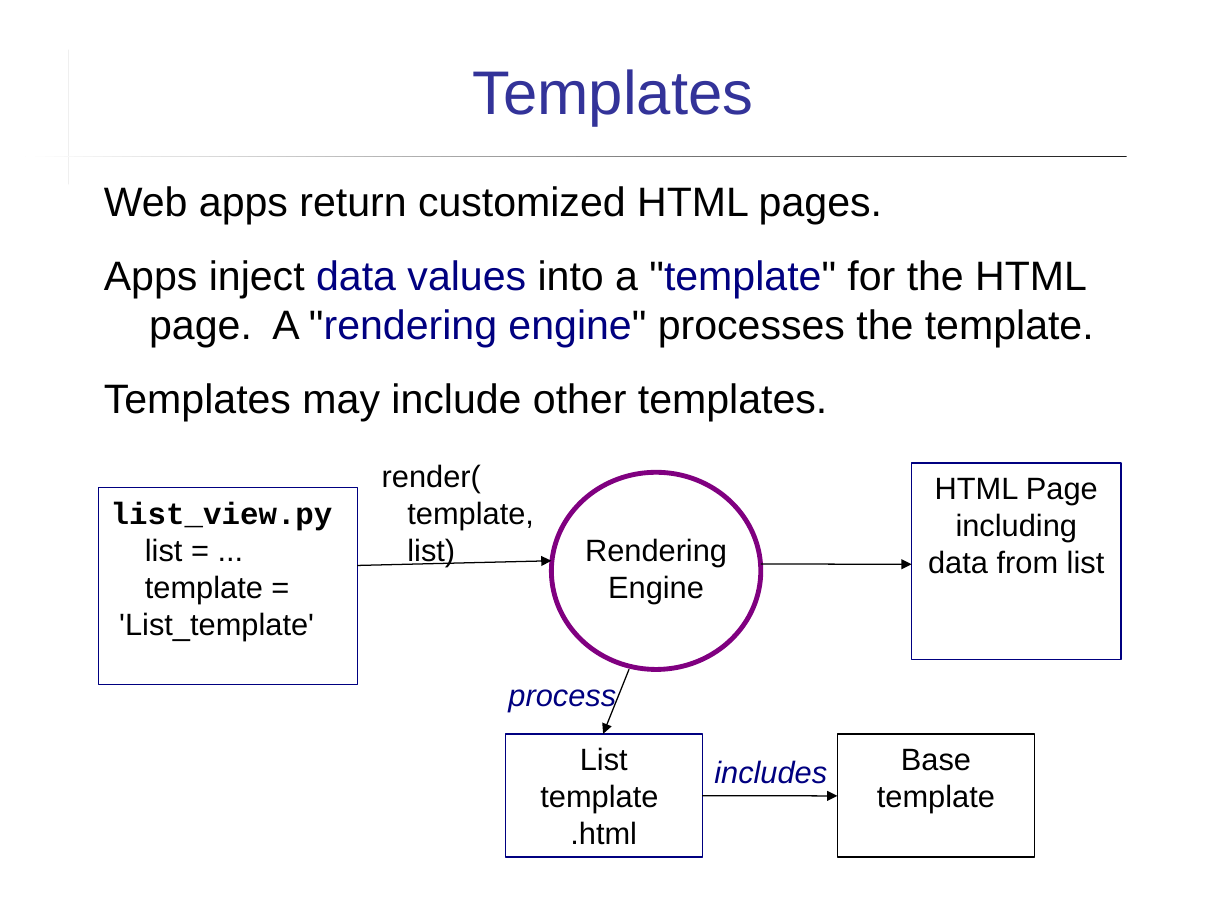
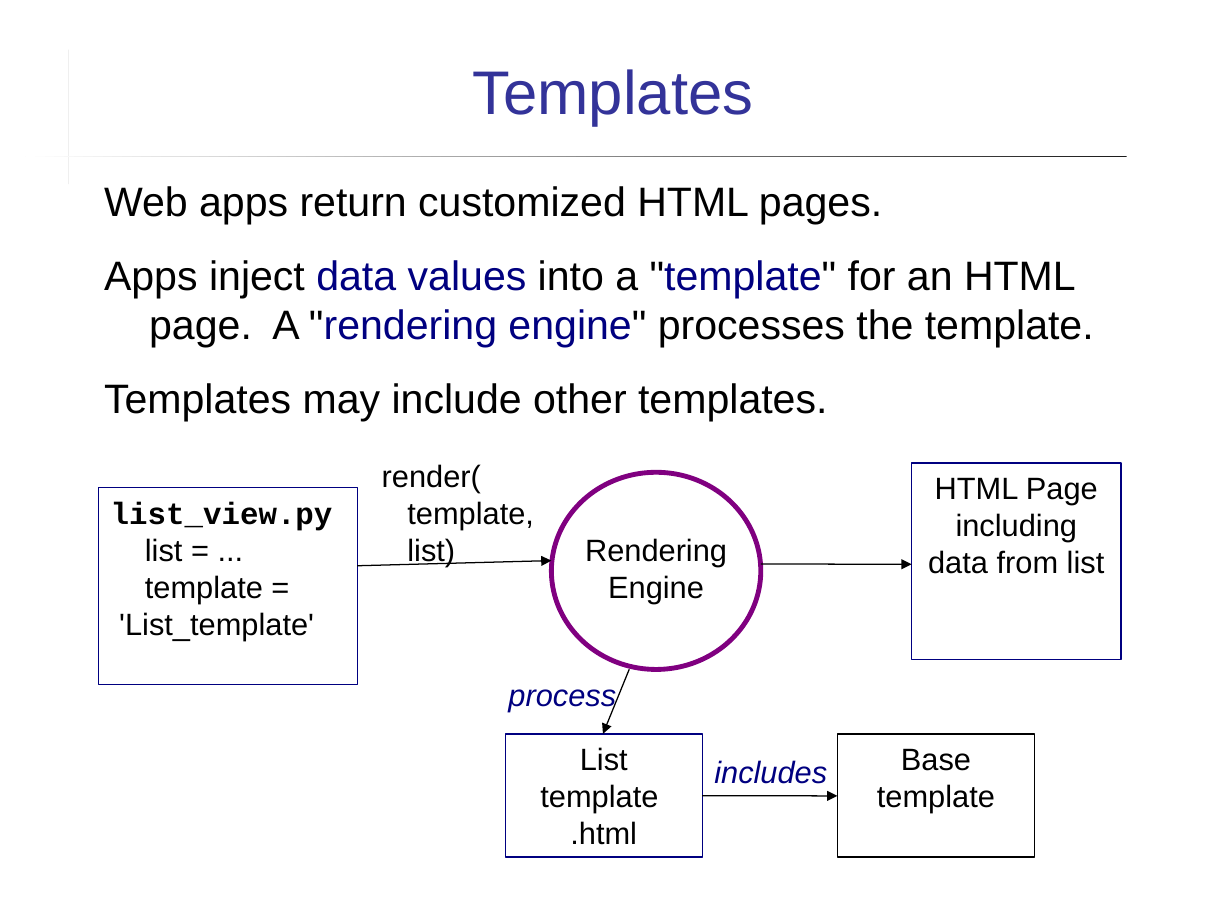
Before and after one commit to cpske/ISP, a slide deck: slide 20 of django/Intro-to-Django.ppt. Drawn at 1232x924 pixels with LibreOffice and Linux fonts; fonts in the diff are those of the drawing. Boxes give left, top, right and bottom in pixels: in the first picture for what was removed or moved away, otherwise in the second. Text is boxed around its words. In the diff, an @@ line names an element or a change of style, - is before the commit and + after.

Commit message:
add description of django dumpdata, improve wording in slides

```diff
--- a/django/Intro-to-Django.ppt
+++ b/django/Intro-to-Django.ppt
@@ text at (104,260,1094,347): text changed @@
-Apps inject data values into a "template" for the HTML page. A "rendering engine" processes the template.
+Apps inject data values into a "template" for an HTML page. A "rendering engine" processes the template.
```
Also in this commit, not shown: 3 other slides changed, 6 other files.
